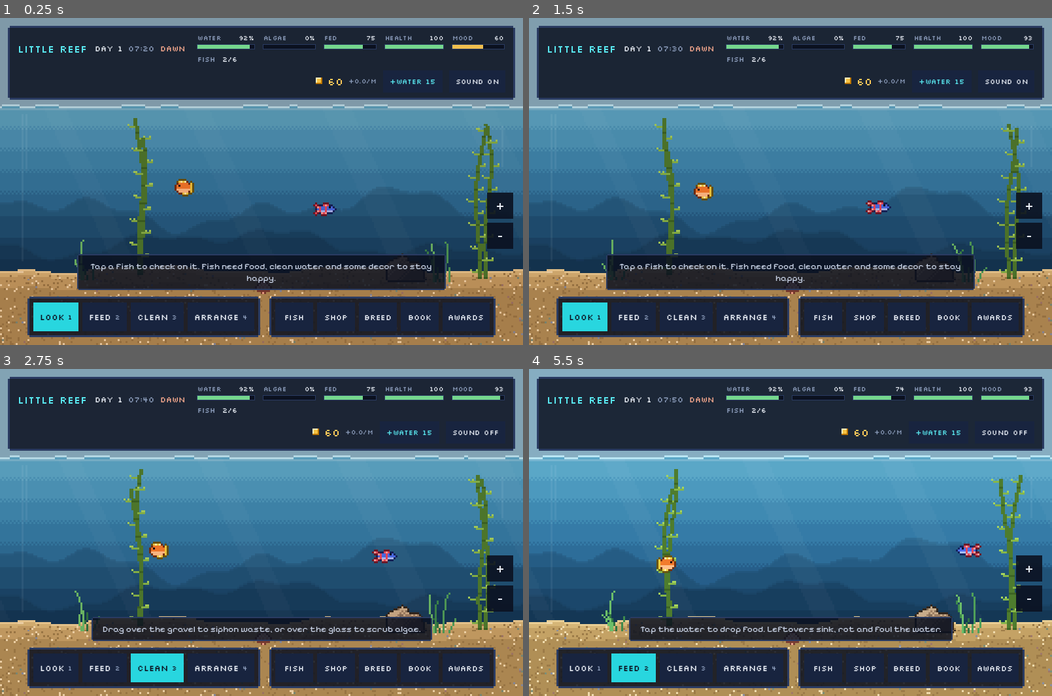
Above: before the commit, frames 1-4 (two rows, left to right).
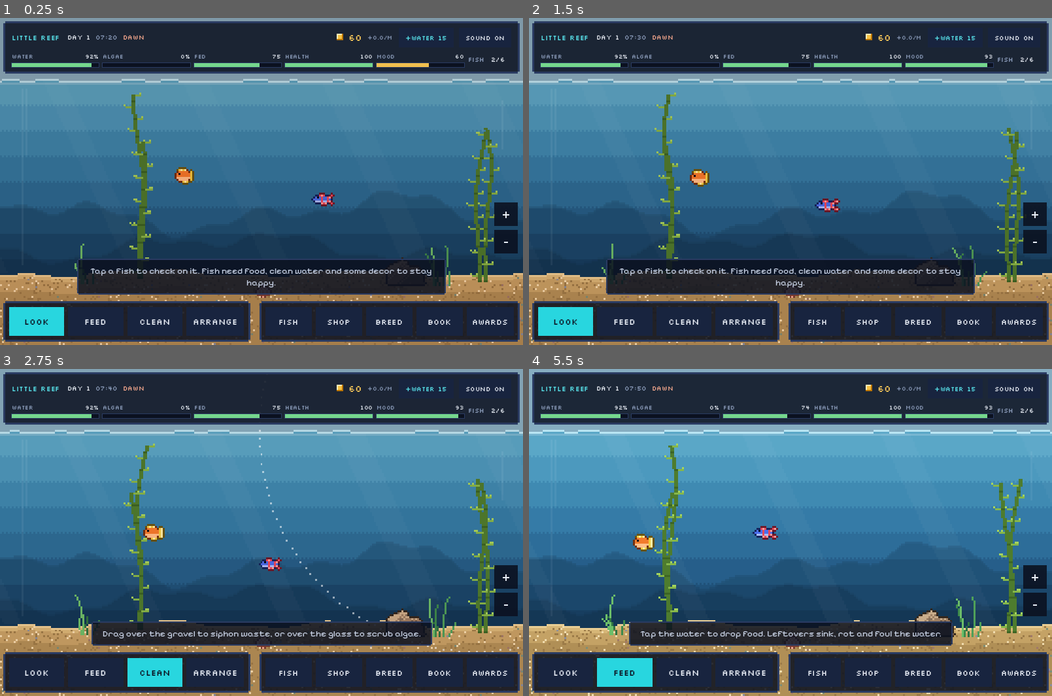
Above: after the commit, the same moments.

Repository: bjarneo/little-reef
Game: Godot game, scene res://scenes/main.tscn
Two runs of this game, one before a commit and one after it. Both use one fixed random seed, a clock stepped at 60 frames per second and the inputs below.
Inputs (mouse positions are in pixels of both pictures, inside the frame that each line leads up to):
- Up to frame 1 (0.25 s): no input
- Up to frame 2 (1.5 s): tap Enter at 0.5 s; drag from (790, 181) to (842, 109) at 0.52 s; drag from (942, 80) to (764, 246) at 1.27 s
- Up to frame 3 (2.75 s): move the mouse to (475, 431) at 2.02 s; hold Right from 2.03 s (still down); tap 3 at 2.1 s; click (475, 431) at 2.17 s
- Up to frame 4 (5.5 s): release Right at 2.75 s; drag from (1031, 568) to (633, 483) at 2.77 s; drag from (1031, 597) to (816, 532) at 3.52 s; drag from (586, 666) to (712, 450) at 4.27 s; move the mouse to (633, 666) at 5.02 s; hold Down from 5.03 s (still down); tap 3 at 5.1 s; click (633, 666) at 5.17 s

The runs differ from the first frame. In frame 1, 31% of the frame differs, in the area x 0-100%, y 1-99%; in frame 2, 31%; in frame 3, 29%; in frame 4, 29%.

Commit message:
Make the game fit phones in portrait and landscape
- Phones in portrait get a compact three-row top bar and full-width tool rows.
- Short landscape screens get a two-row top bar and one tool row.
- The keeper face scales to fit narrow tanks.
- The UI follows pixel density changes from browser zoom or another screen.
- Add a web app manifest, iOS standalone tags and a pixel keeper app icon.
- Block pull-to-refresh, the long-press callout and the tap highlight.
- Add tools/export_web.sh, which also copies the manifest and icons.

Diff:
--- a/icon.svg
+++ /dev/null
@@ -1,14 +0,0 @@
-<svg xmlns="http://www.w3.org/2000/svg" width="128" height="128" viewBox="0 0 32 32" shape-rendering="crispEdges">
-<rect width="32" height="32" fill="#0b1120"/>
-<rect x="2" y="4" width="28" height="22" fill="#2d6e99"/>
-<rect x="2" y="22" width="28" height="6" fill="#d6b778"/>
-<rect x="2" y="22" width="28" height="1" fill="#e9cf94"/>
-<rect x="6" y="12" width="3" height="6" fill="#ffc18a"/>
-<rect x="9" y="11" width="9" height="8" fill="#f27c2c"/>
-<rect x="9" y="16" width="9" height="3" fill="#ffc18a"/>
-<rect x="11" y="9" width="4" height="2" fill="#f0d040"/>
-<rect x="15" y="13" width="1" height="1" fill="#0b0b16"/>
-<rect x="18" y="12" width="1" height="6" fill="#733010"/>
-<rect x="24" y="8" width="1" height="1" fill="#dcf4ff"/>
-<rect x="23" y="12" width="2" height="2" fill="#dcf4ff"/>
-</svg>
--- a/project.godot
+++ b/project.godot
@@ -11,7 +11,7 @@
 config/features=PackedStringArray("4.7", "GL Compatibility")
 boot_splash/bg_color=Color(0.0431373, 0.0666667, 0.12549, 1)
 boot_splash/show_image=false
-config/icon="res://icon.svg"
+config/icon="res://icon.png"
 
 [display]
 
--- a/scripts/game.gd
+++ b/scripts/game.gd
@@ -861,7 +861,9 @@
 # smiles now and then, and sinks back down.
 
 func face_scale() -> int:
-	return maxi(1, roundi((SAND - TOP) * 0.8 / Sprites.FACE_H))
+	var by_height := roundi((SAND - TOP) * 0.8 / Sprites.FACE_H)
+	var by_width := floori(view_size.x / fit_scale * 0.62 / Sprites.FACE_W)
+	return maxi(1, mini(by_height, by_width))
 
 
 func _keeper_update(dt: float) -> void:
--- a/scripts/hud.gd
+++ b/scripts/hud.gd
@@ -45,6 +45,28 @@
 var _anim := {"drawer": 1.0, "card": 1.0, "decor": 1.0}
 
 var bottom_bar: HFlowContainer
+var _compact := false
+var _reflow := false
+var _two_row := false
+var _margin: MarginContainer
+var _top_flow: HFlowContainer
+var _compact_top: VBoxContainer
+var _row1: HFlowContainer
+var _row2: HBoxContainer
+var _row3: HFlowContainer
+var _row3_btns: HBoxContainer
+var _lg: HBoxContainer
+var _logo: Label
+var _coin: HBoxContainer
+var _fish_g: HBoxContainer
+var _fish_title: Label
+var _rg: HBoxContainer
+var _stat_items: Array = []
+var _stat_labels: Array = []
+var _stat_heads: Array = []
+var _tools_panel: PanelContainer
+var _panels_panel: PanelContainer
+var _zoom_btns: Array = []
 var tool_btns := {}
 var panel_btns := {}
 var hint_box: PanelContainer
@@ -68,6 +90,7 @@
 	mouse_filter = MOUSE_FILTER_IGNORE
 	theme = UI.make_theme()
 	var margin := MarginContainer.new()
+	_margin = margin
 	margin.set_anchors_and_offsets_preset(PRESET_FULL_RECT)
 	margin.mouse_filter = MOUSE_FILTER_IGNORE
 	for side in ["left", "top", "right", "bottom"]:
@@ -100,13 +123,16 @@
 	top_bar = UI.px_panel(BAR_BG, UI.BORDER, 3, Vector4(12, 8, 12, 8))
 	col.add_child(top_bar)
 	var flow := HFlowContainer.new()
+	_top_flow = flow
 	flow.add_theme_constant_override("h_separation", 18)
 	flow.add_theme_constant_override("v_separation", 10)
 	flow.mouse_filter = MOUSE_FILTER_IGNORE
 	top_bar.add_child(flow)
 	var lg := UI.hbox(12)
+	_lg = lg
 	lg.size_flags_vertical = SIZE_SHRINK_CENTER
 	var logo := UI.label("LITTLE REEF", UI.silk, 16, UI.LOGO)
+	_logo = logo
 	logo.mouse_filter = MOUSE_FILTER_STOP
 	logo.gui_input.connect(_on_logo_input)
 	lg.add_child(logo)
@@ -136,7 +162,11 @@
 		item.mouse_filter = MOUSE_FILTER_PASS
 		item.tooltip_text = tips[i]
 		var head := UI.hbox(6)
-		head.add_child(UI.label(["WATER", "ALGAE", "FED", "HEALTH", "MOOD"][i], UI.silk, 10, UI.MUTED))
+		var name_l := UI.label(["WATER", "ALGAE", "FED", "HEALTH", "MOOD"][i], UI.silk, 10, UI.MUTED)
+		head.add_child(name_l)
+		_stat_labels.append(name_l)
+		_stat_heads.append(head)
+		_stat_items.append(item)
 		head.add_child(UI.spacer())
 		var val := UI.label("0", UI.silk, 10)
 		head.add_child(val)
@@ -146,17 +176,21 @@
 		stats_flow.add_child(item)
 		stat_rows.append({"val": val, "bar": bar})
 	var fg := UI.hbox(10)
+	_fish_g = fg
 	fg.size_flags_vertical = SIZE_SHRINK_CENTER
-	fg.add_child(UI.label("FISH", UI.silk, 11, UI.MUTED))
+	_fish_title = UI.label("FISH", UI.silk, 11, UI.MUTED)
+	fg.add_child(_fish_title)
 	fish_l = UI.label("0/6", UI.silk, 11)
 	fg.add_child(fish_l)
 	alerts_box = UI.hbox(10)
 	fg.add_child(alerts_box)
 	stats_flow.add_child(fg)
 	var rg := UI.hbox(10)
+	_rg = rg
 	rg.size_flags_horizontal = SIZE_EXPAND | SIZE_SHRINK_END
 	rg.size_flags_vertical = SIZE_SHRINK_CENTER
 	var coin := UI.hbox(8)
+	_coin = coin
 	coin.size_flags_vertical = SIZE_SHRINK_CENTER
 	coin.add_child(UI.CoinIcon.new())
 	coins_l = UI.label("0", UI.silk, 16, UI.GOLD_TEXT)
@@ -173,6 +207,23 @@
 	sound_btn.pressed.connect(func(): g.set_sound(not g.synth.on))
 	rg.add_child(sound_btn)
 	flow.add_child(rg)
+	# The compact layout for phones. _apply_mode() moves the widgets above into these rows.
+	_compact_top = UI.vbox(7)
+	_compact_top.visible = false
+	top_bar.add_child(_compact_top)
+	_row1 = HFlowContainer.new()
+	_row3 = HFlowContainer.new()
+	for r in [_row1, _row3]:
+		r.add_theme_constant_override("h_separation", 10)
+		r.add_theme_constant_override("v_separation", 6)
+		r.mouse_filter = MOUSE_FILTER_IGNORE
+	_row2 = UI.hbox(6)
+	_row3_btns = UI.hbox(8)
+	_row3_btns.size_flags_horizontal = SIZE_EXPAND | SIZE_SHRINK_END
+	_compact_top.add_child(_row1)
+	_compact_top.add_child(_row2)
+	_compact_top.add_child(_row3)
+	_row3.add_child(_row3_btns)
 
 
 func _build_middle() -> void:
@@ -311,6 +362,7 @@
 	zout.pressed.connect(func(): g.zoom_step(-1))
 	zoom_box.add_child(zin)
 	zoom_box.add_child(zout)
+	_zoom_btns = [zin, zout]
 	middle.add_child(zoom_box)
 
 	toast_box = UI.vbox(8)
@@ -327,6 +379,7 @@
 	bottom_bar.mouse_filter = MOUSE_FILTER_IGNORE
 	col.add_child(bottom_bar)
 	var tp := UI.px_panel(BAR_BG, UI.BORDER, 3, Vector4(6, 6, 6, 6))
+	_tools_panel = tp
 	var th := UI.hbox(6)
 	tp.add_child(th)
 	for t in TOOLS:
@@ -348,6 +401,7 @@
 		tool_btns[key] = {"btn": b, "label": l, "num": n}
 	bottom_bar.add_child(tp)
 	var pp := UI.px_panel(BAR_BG, UI.BORDER, 3, Vector4(6, 6, 6, 6))
+	_panels_panel = pp
 	var ph := UI.hbox(6)
 	pp.add_child(ph)
 	for p in PANELS:
@@ -473,11 +527,12 @@
 		t.mouse_filter = MOUSE_FILTER_IGNORE
 		h.add_child(t)
 		face_w = 34.0
-	var l := UI.wrap_label(text, UI.pix, 15)
+	var fs := 14 if _compact else 15
+	var l := UI.wrap_label(text, UI.pix, fs)
 	l.horizontal_alignment = HORIZONTAL_ALIGNMENT_CENTER
 	l.vertical_alignment = VERTICAL_ALIGNMENT_CENTER
 	l.size_flags_vertical = SIZE_SHRINK_CENTER
-	var tw := UI.pix.get_string_size(text, HORIZONTAL_ALIGNMENT_LEFT, -1, 15).x + 2.0
+	var tw := UI.pix.get_string_size(text, HORIZONTAL_ALIGNMENT_LEFT, -1, fs).x + 2.0
 	l.custom_minimum_size.x = minf(tw, minf(520.0 - 32.0 - face_w, maxf(120.0, middle.size.x - 16.0 - 32.0 - face_w)))
 	h.add_child(l)
 	toast_box.add_child(box)
@@ -987,6 +1042,83 @@
 
 # ---------- layout ----------
 
+## Switches layouts. reflow moves the top bar into three phone rows. small uses tighter sizes.
+func _apply_mode(reflow: bool, small: bool, two_row: bool) -> void:
+	_compact = small
+	_reflow = reflow
+	_two_row = two_row
+	var c := small
+	if reflow:
+		_lg.reparent(_row1, false)
+		_row1.move_child(_lg, 0)
+		_coin.reparent(_row1, false)
+		_coin.size_flags_horizontal = SIZE_EXPAND | SIZE_SHRINK_END
+		for it in _stat_items:
+			it.reparent(_row2, false)
+		if two_row:
+			# Short landscape screens: buttons beside the coins, fish count after the stats.
+			_row3_btns.reparent(_row1, false)
+			_row3_btns.size_flags_horizontal = SIZE_SHRINK_END
+			_fish_g.reparent(_row2, false)
+		else:
+			_row3_btns.reparent(_row3, false)
+			_row3_btns.size_flags_horizontal = SIZE_EXPAND | SIZE_SHRINK_END
+			_fish_g.reparent(_row3, false)
+			_row3.move_child(_fish_g, 0)
+		_row3.visible = not two_row
+		water_btn.reparent(_row3_btns, false)
+		sound_btn.reparent(_row3_btns, false)
+	else:
+		_lg.reparent(_top_flow, false)
+		_top_flow.move_child(_lg, 0)
+		for it in _stat_items:
+			it.reparent(stats_flow, false)
+		_fish_g.reparent(stats_flow, false)
+		_coin.reparent(_rg, false)
+		_rg.move_child(_coin, 0)
+		_coin.size_flags_horizontal = SIZE_FILL
+		water_btn.reparent(_rg, false)
+		sound_btn.reparent(_rg, false)
+	_top_flow.visible = not reflow
+	_compact_top.visible = reflow
+	var pad := Vector4(10, 7, 10, 7) if c else Vector4(12, 8, 12, 8)
+	top_bar.add_theme_stylebox_override("panel", UI.px_box(BAR_BG, UI.BORDER, 3, pad))
+	_logo.add_theme_font_size_override("font_size", 11 if c else 16)
+	for l in [day_l, clock_l, phase_l]:
+		l.add_theme_font_size_override("font_size", 10 if c else 12)
+	coins_l.add_theme_font_size_override("font_size", 14 if c else 16)
+	income_l.add_theme_font_size_override("font_size", 9 if c else 10)
+	_fish_title.add_theme_font_size_override("font_size", 10 if c else 11)
+	fish_l.add_theme_font_size_override("font_size", 10 if c else 11)
+	for i in _stat_items.size():
+		_stat_items[i].custom_minimum_size.x = 0.0 if reflow else 64.0
+		_stat_labels[i].add_theme_font_size_override("font_size", 9 if c else 10)
+		_stat_labels[i].clip_text = reflow
+		_stat_labels[i].size_flags_horizontal = SIZE_EXPAND_FILL if reflow else SIZE_FILL
+		_stat_heads[i].get_child(1).visible = not reflow
+		_stat_heads[i].add_theme_constant_override("separation", 3 if reflow else 6)
+		stat_rows[i].val.add_theme_font_size_override("font_size", 9 if c else 10)
+	for b in [water_btn, sound_btn]:
+		b.label.add_theme_font_size_override("font_size", 10 if c else 11)
+		b.custom_minimum_size.y = 30 if c else 34
+	for side in ["left", "top", "right", "bottom"]:
+		_margin.add_theme_constant_override("margin_" + side, 8 if c else 15)
+	bottom_bar.add_theme_constant_override("v_separation", 10 if c else 16)
+	for p in [_tools_panel, _panels_panel]:
+		p.size_flags_horizontal = SIZE_EXPAND_FILL if reflow else SIZE_FILL
+	var touch := DisplayServer.is_touchscreen_available()
+	for k in tool_btns:
+		tool_btns[k].num.visible = not (c or touch)
+		tool_btns[k].btn.size_flags_horizontal = SIZE_EXPAND_FILL if reflow else SIZE_FILL
+		tool_btns[k].btn.custom_minimum_size.x = 0.0 if reflow else 64.0
+	for k in panel_btns:
+		panel_btns[k].size_flags_horizontal = SIZE_EXPAND_FILL if reflow else SIZE_FILL
+		panel_btns[k].custom_minimum_size.x = 0.0 if reflow else 58.0
+	for b in _zoom_btns:
+		b.custom_minimum_size = Vector2(36, 36) if c else Vector2(40, 40)
+	_refresh()
+
+
 func _process(dt: float) -> void:
 	_clock += dt
 	if reset_arm and _clock > _reset_t:
@@ -996,7 +1128,12 @@
 	narrow = size.x < 760.0
 	if was != narrow:
 		_refresh()
-	stats_flow.custom_minimum_size.x = minf(320.0, maxf(0.0, top_bar.size.x - 24.0))
+	var reflow := narrow or (size.y > 0.0 and size.y < 520.0)
+	var two_row := reflow and size.x >= 600.0
+	if size.x > 0.0 and (reflow != _reflow or reflow != _compact or two_row != _two_row):
+		_apply_mode(reflow, reflow, two_row)
+	if not _compact:
+		stats_flow.custom_minimum_size.x = minf(320.0, maxf(0.0, top_bar.size.x - 24.0))
 	var top_inset := top_bar.global_position.y + top_bar.size.y + 3.0
 	var bottom_inset := size.y - bottom_bar.global_position.y + 3.0
 	g.set_view(size, top_inset, bottom_inset)
--- a/scripts/main.gd
+++ b/scripts/main.gd
@@ -107,6 +107,8 @@
 ## Keeps one UI pixel equal to one CSS pixel on high-density screens such as phones.
 func _fit_scale() -> void:
 	var win := get_window()
+	# The density changes with browser zoom and when the window moves to another screen.
+	_dpr = clampf(DisplayServer.screen_get_scale(), 1.0, 4.0)
 	var base := Vector2i((Vector2(win.size) / _dpr).round()).max(Vector2i(1, 1))
 	if win.content_scale_size != base:
 		win.content_scale_size = base
Not shown, changed: export_presets.cfg
Binary file added: icon.png
Not shown, changed: icon.png.import
Not shown, added: tools/.gdignore
Not shown, added: web_extra/.gdignore
Binary file added: web_extra/icon-192.png
Binary file added: web_extra/icon-512.png
Not shown, added: tools/export_web.sh
